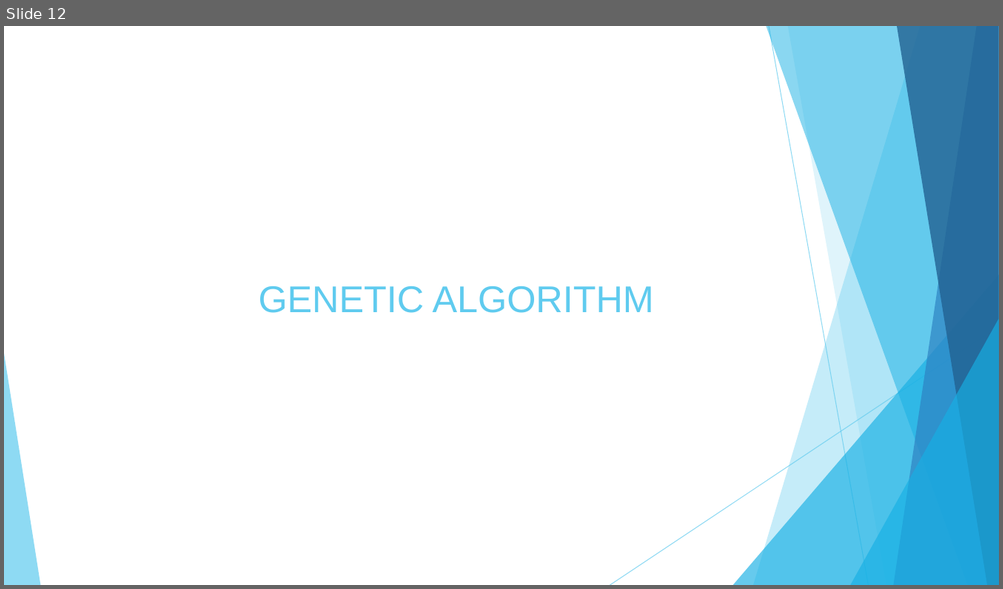
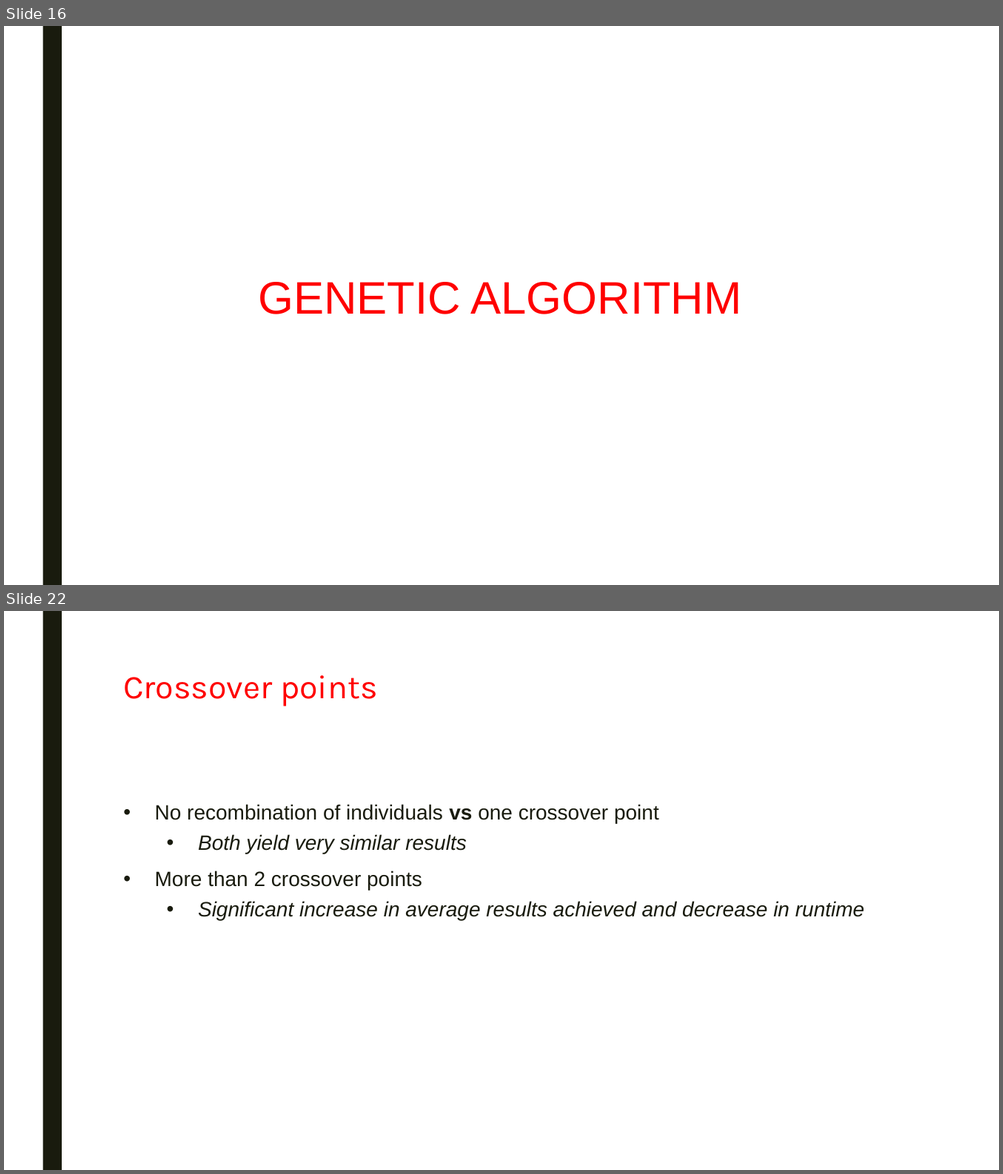
Before and after one commit to swengeler/PP3, a slide deck: Report, presentation and related stuff/Knapsack_problem.pptx. Shown one above the other, each under a label of ours: slide 12 before the commit, slides 16 and 22 after it; the slides between them are not shown. The pictures are 1003x589 and 1003x1174 pixels, drawn with LibreOffice and Linux fonts; fonts in the diff are those of the drawing. Boxes give left, top, right and bottom in pixels: in the first picture for what was removed or moved away, otherwise in the second. Text is boxed around its words. In the diff, an @@ line names an element or a change of style, - is before the commit and + after.

```diff
--- a/Report, presentation and related stuff/Knapsack_problem.pptx
+++ b/Report, presentation and related stuff/Knapsack_problem.pptx
@@ slide 22 added at (x1=4, y1=611, x2=999, y2=1170), background #FFFFFF; not listed: 1 template element that a slide beside it also shows @@
@@ title added at (x1=123, y1=675, x2=377, y2=706), 32 pt, text #FF0000 @@
+Crossover points
@@ text added at (x1=155, y1=804, x2=864, y2=920), 20 pt, text #191B0E, italic @@
+• No recombination of individuals vs one crossover point
+  • Both yield very similar results
+• More than 2 crossover points
+  • Significant increase in average results achieved and decrease in runtime
@@ what was slide 12 is now slide 16 @@
@@ slide 16 changed as well @@
@@ rectangle added at (x1=42, y1=26, x2=62, y2=585), fill #191B0E @@
@@ title "GENETIC ALGORITHM" at (x1=259, y1=282, x2=742, y2=315): size 36 to 44 pt, text colour #5FCBEF to #FF0000; line spacing 1 to 0.89 @@
@@ group removed at (x1=4, y1=26, x2=999, y2=585): 5 freeform shapes, 3 triangles, 2 lines @@
```
Also in this commit, not shown: 15 other slides changed, 8 other slides added, 1 slide removed.
